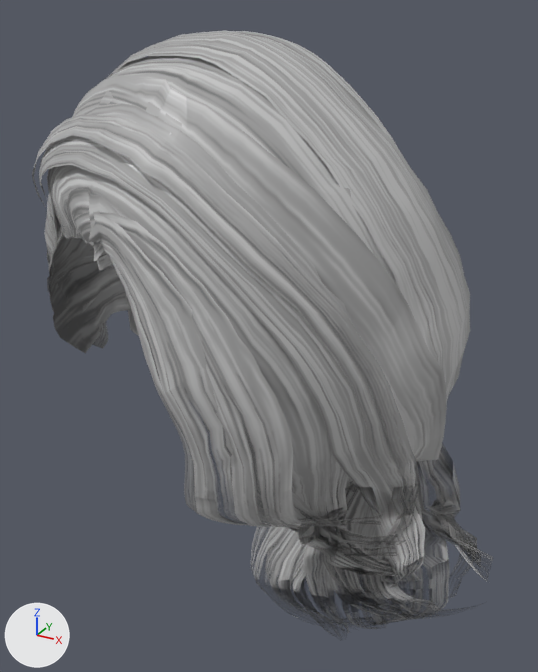
The glTF model public/models/daz_hair_adrienne_updo.glb, before and after one commit.
Rendered twice from a 50 mm lens placed at (0.2, -0.317, 0.174), pointed at (0.025, 0.002, 0.015). Arrows for +X, +Y and +Z are at lower left; the lights stay in place. The older version comes first. Vertices at exactly the same position are counted once.

The first picture shows 'daz_hair_adrienne_updo'.
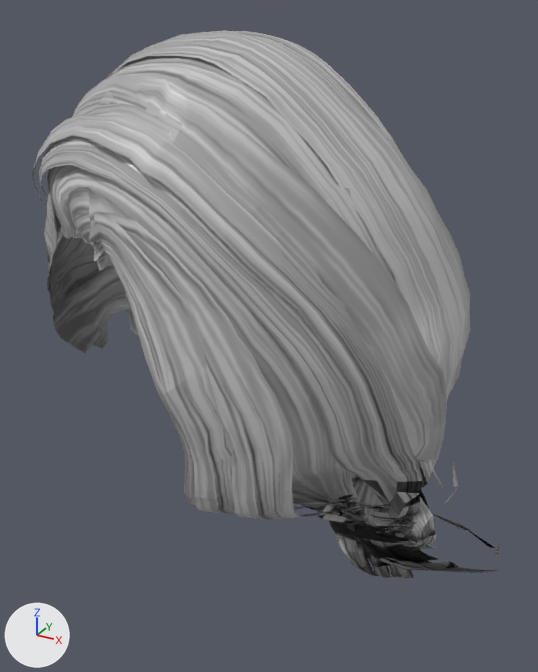
Pixel boxes (x1, y1, x2, y2) of what changed, in the pictures (538 x 672 px):
'daz_hair_adrienne_updo', reshaped (10% shorter)
    before: (32, 30, 494, 640)
    after: (32, 30, 500, 578)
part 1 of me_daz_hair_adrienne_updo, added
    after: (345, 519, 410, 533)
part 2 of me_daz_hair_adrienne_updo, cut back
    before: (184, 431, 494, 640)
    after: (184, 436, 500, 578)
part 3 of me_daz_hair_adrienne_updo, edited (looks the same)
    both: (32, 30, 470, 516)

What the commit changed:
Material 'daz_hair_adrienne_updo_mat' (mat_daz_hair_adrienne_updo_mat_1) is new.
Uses the picture img_daz_hair_adrienne_updo_tex.
me_daz_hair_adrienne_updo is used by ob_daz_hair_adrienne_updo; location (0.0, 0.0, 0.0).
me_daz_hair_adrienne_updo had 6603 vertices, 10241 faces and spanned x -0.092..0.161, y -0.111..0.125, z -0.136..0.165.
me_daz_hair_adrienne_updo now has 5396 vertices, 8112 faces and spans x -0.092..0.161, y -0.111..0.125, z -0.106..0.165.
me_daz_hair_adrienne_updo part 1: a new loose piece of 58 vertices spanning x 0.086..0.119, y -0.033..-0.019, z -0.062..-0.056, in mat_daz_hair_adrienne_updo_mat_1.
me_daz_hair_adrienne_updo part 2: 609 vertices moved from x 0.035..0.13, y -0.096..0.046, z -0.104..-0.013 to x 0.035..0.13, y -0.095..0.046, z -0.104..-0.013; 1584 vertices removed from x -0.034..0.161, y -0.057..0.101, z -0.136..0.072; 319 vertices added at x 0.064..0.161, y -0.042..0.018, z -0.106..-0.045.
me_daz_hair_adrienne_updo part 3: 7525 faces spanning x -0.092..0.13, y -0.111..0.125, z -0.104..0.165 switch from mat_daz_hair_adrienne_updo_mat (picture img_daz_hair_adrienne_updo_tex) to mat_daz_hair_adrienne_updo_mat_1.
Other edits to the shape of me_daz_hair_adrienne_updo do not show in these pictures.
